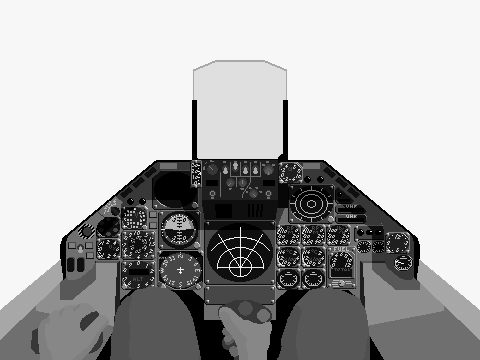
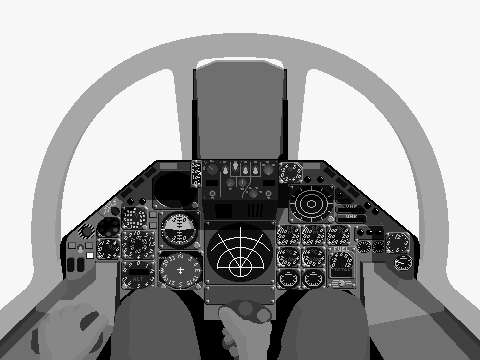
Comparing the layer stacks of the two 480 × 360 images. Changes:
painted on "TornadoADV_Hood" over [87, 60, 379, 258]
painted on "TornadoADV_Shadow" over [0, 60, 480, 360]
painted on "TornadoADV_Frame" over [0, 33, 480, 347]
